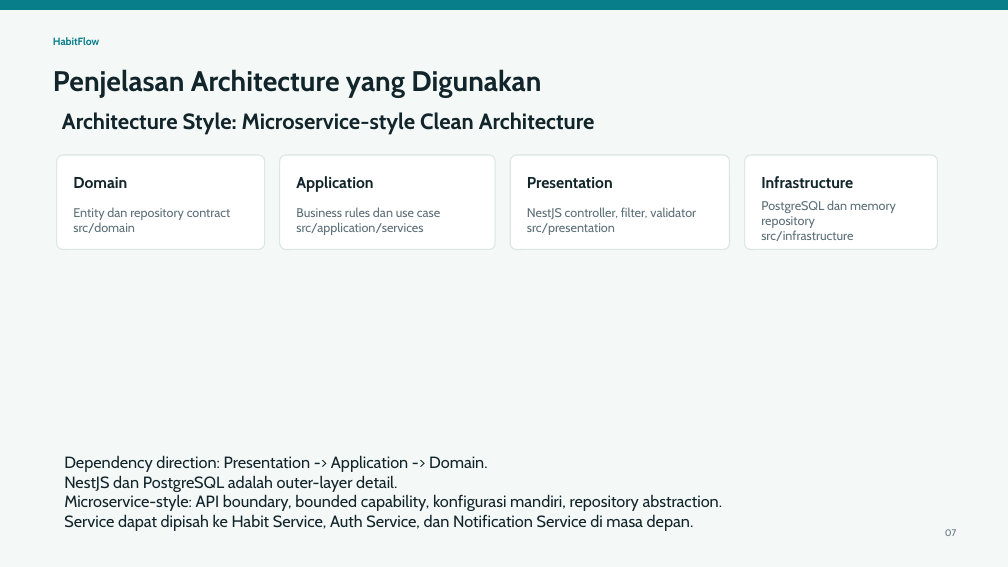
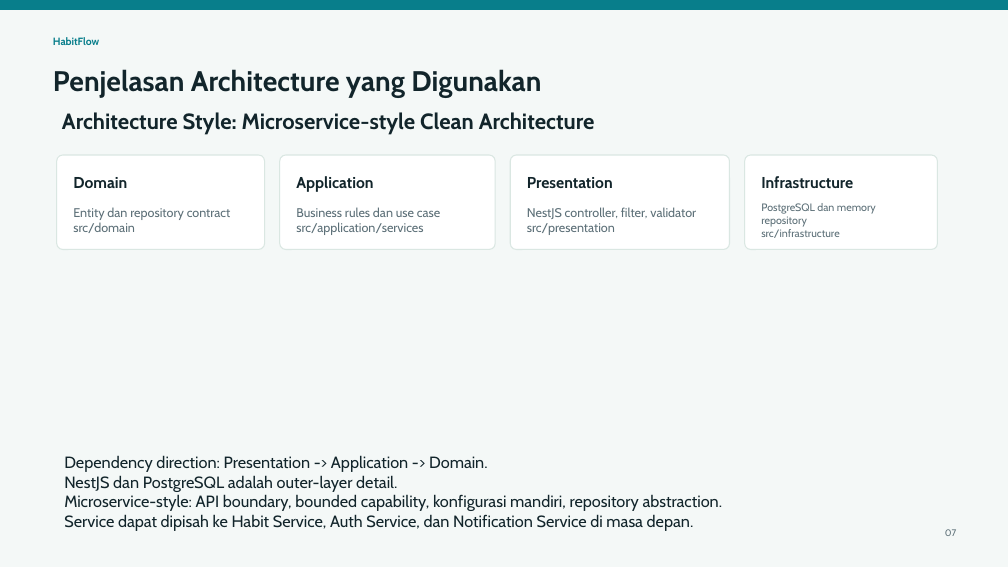
Before and after one commit to Jecsen-uni/HabitFlow, a slide deck: slide 7 of docs/Habit_Tracker_Presentation.pptx. Drawn at 1008x567 pixels with LibreOffice and Linux fonts; fonts in the diff are those of the drawing. Boxes give left, top, right and bottom in pixels: in the first picture for what was removed or moved away, otherwise in the second. Text is boxed around its words. In the diff, an @@ line names an element or a change of style, - is before the commit and + after.

```diff
--- a/docs/Habit_Tracker_Presentation.pptx
+++ b/docs/Habit_Tracker_Presentation.pptx
@@ text "PostgreSQL dan memory repository" at (761,203,876,238): size 12 to 10.2 pt @@
```
Also in this commit, not shown: 3 other slides changed.
